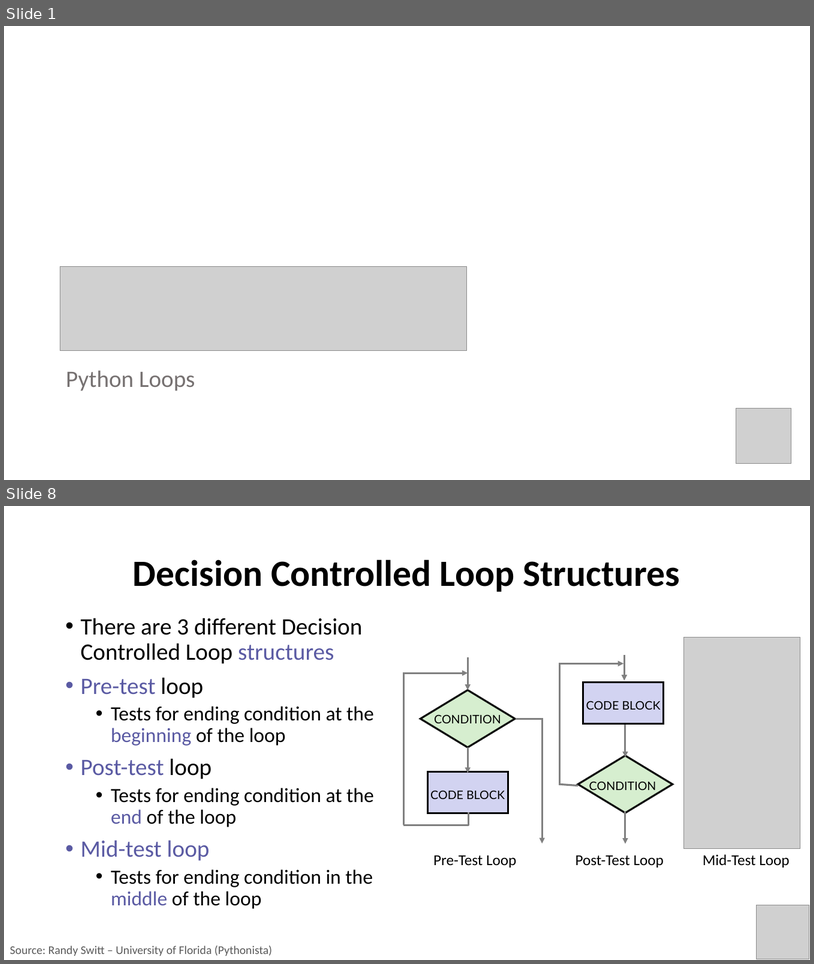
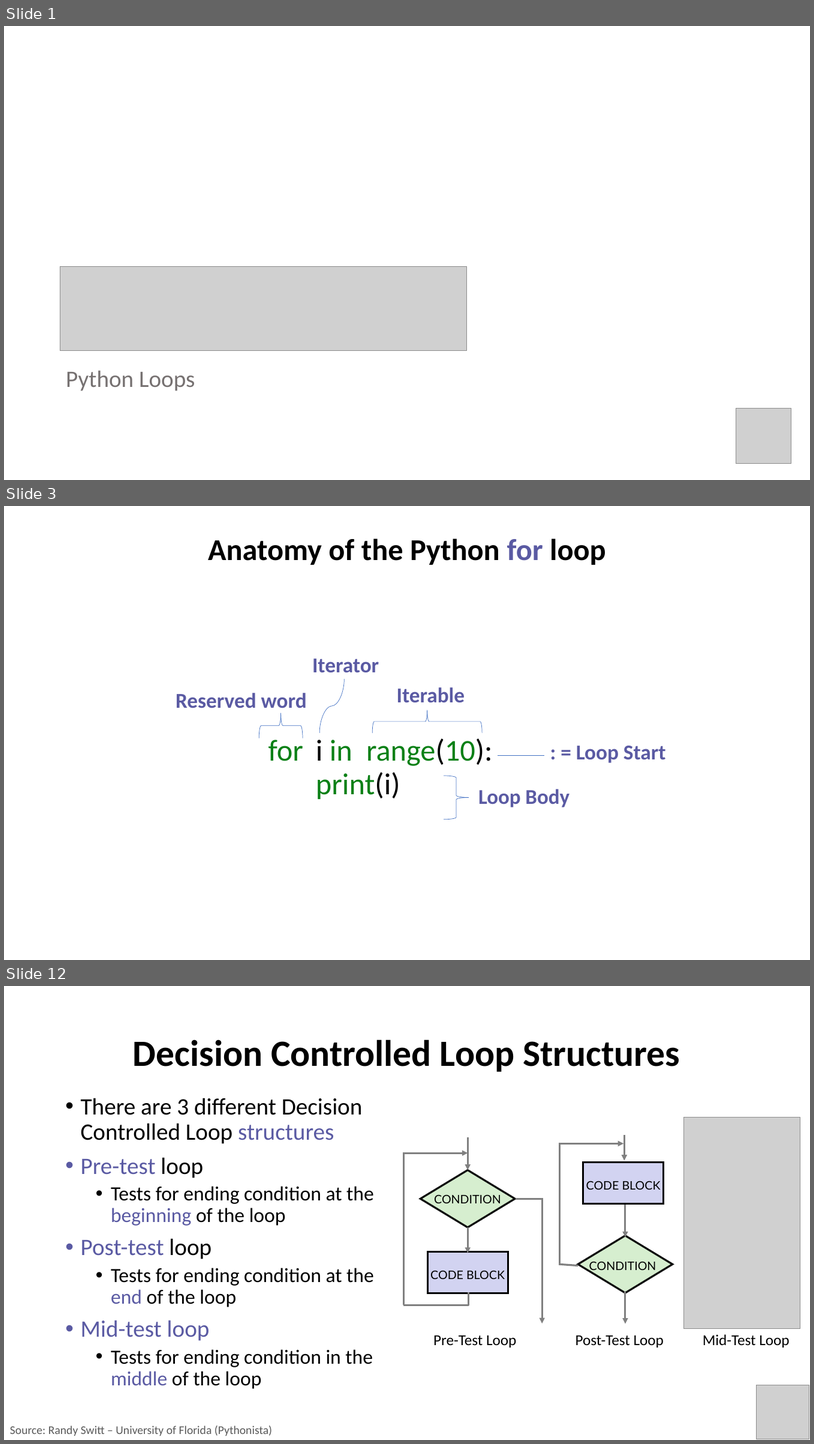
Before and after one commit to PracticumAI/python, a slide deck: presentations/03.1_loops.pptx. Shown one above the other, each under a label of ours: slides 1 and 8 before the commit, slides 1, 3 and 12 after it; the slides between them are not shown. The pictures are 814x964 and 814x1444 pixels, drawn with LibreOffice and Linux fonts; fonts in the diff are those of the drawing; grey boxes stand for pictures. Boxes give left, top, right and bottom in pixels: in the first picture for what was removed or moved away, otherwise in the second. Text is boxed around its words. In the diff, an @@ line names an element or a change of style, - is before the commit and + after.

```diff
--- a/presentations/03.1_loops.pptx
+++ b/presentations/03.1_loops.pptx
@@ slide 3 added at bbox=[4, 506, 810, 960], background #FFFFFF @@
@@ text added at bbox=[208, 538, 606, 565], 36 pt, text #000000, bold @@
+Anatomy of the Python for loop
@@ text added at bbox=[312, 658, 379, 672], 25.2 pt, text #5A5AA3, bold @@
+Iterator
@@ curved line added from (320, 733) to (345, 679), #4472C4 0.5 pt @@
@@ text added at bbox=[176, 693, 307, 713], 25.2 pt, text #5A5AA3, bold @@
+Reserved word
@@ text added at bbox=[397, 687, 465, 702], 25.2 pt, text #5A5AA3, bold @@
+Iterable
@@ right brace added at bbox=[259, 713, 303, 738], outline #4472C4 0.5 pt @@
@@ right brace added at bbox=[372, 710, 483, 733], outline #4472C4 0.5 pt @@
@@ text added at bbox=[269, 736, 303, 761], 36 pt, text #0B8016 @@
+for
@@ text added at bbox=[316, 739, 353, 760], 36 pt, text #0B8016 @@
+i in
@@ text added at bbox=[366, 738, 493, 766], 36 pt, text #0B8016 @@
+range(10):
@@ line added from (498, 756) to (545, 756), #4472C4 0.5 pt @@
@@ text added at bbox=[576, 745, 666, 763], 25.2 pt, text #5A5AA3, bold @@
+: = Loop Start
@@ text added at bbox=[316, 772, 401, 799], 36 pt, text #0B8016 @@
+print(i)
@@ right brace added at bbox=[444, 775, 469, 819], outline #4472C4 0.5 pt @@
@@ text added at bbox=[479, 789, 570, 807], 25 pt, text #5A5AA3, bold @@
+Loop Body
@@ what was slide 8 is now slide 12 @@
```
Also in this commit, not shown: 6 slides changed, 3 other slides added, 3 other files.
